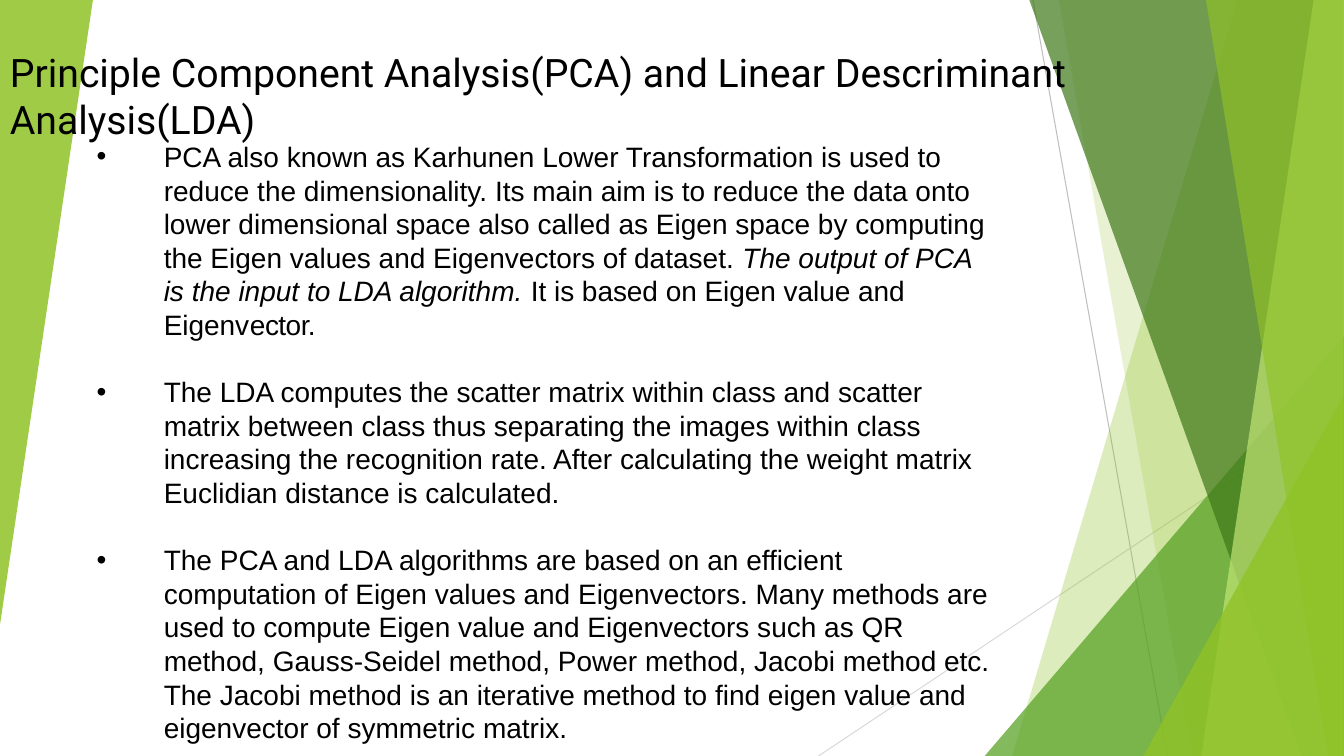
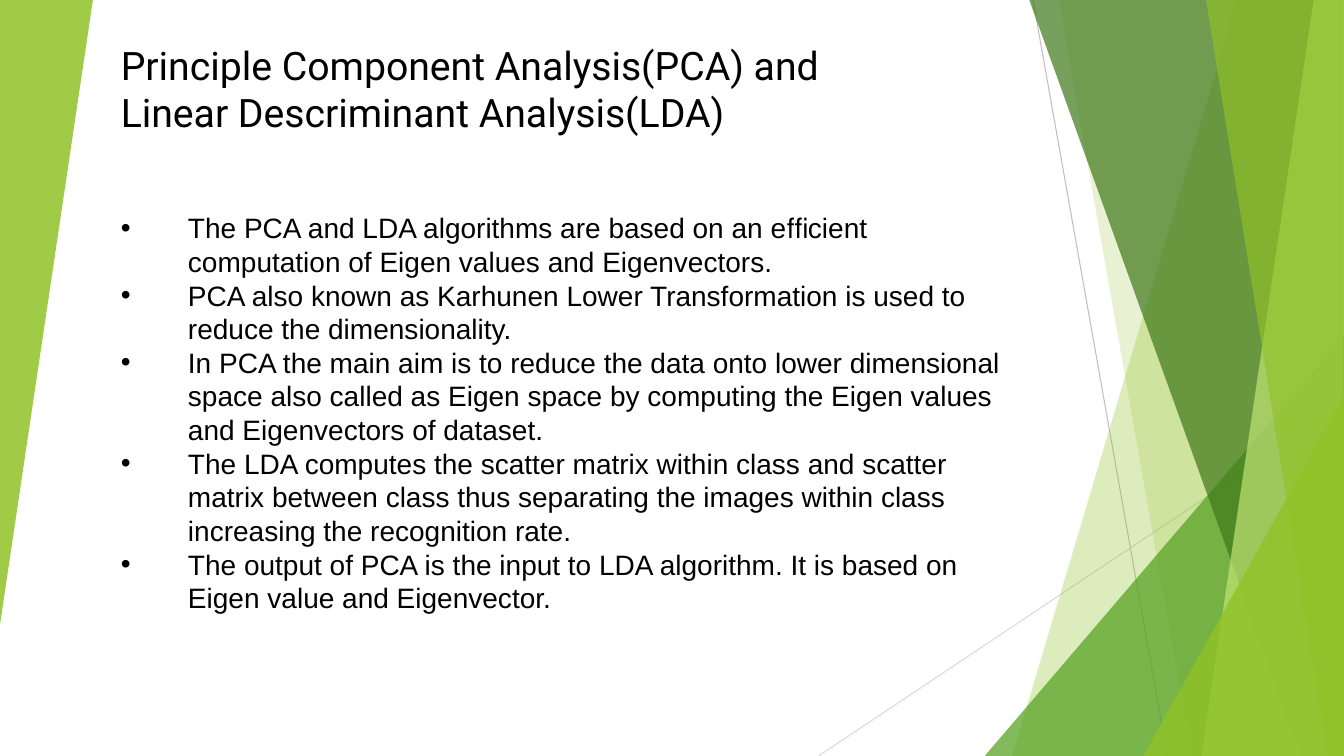
Before and after one commit to rajatdb/Face-Recognition-Slides-Using-LaTex, a slide deck: slide 8 of Face Recognition.pptx. Drawn at 1344x756 pixels with LibreOffice and Linux fonts; fonts in the diff are those of the drawing. Boxes give left, top, right and bottom in pixels: in the first picture for what was removed or moved away, otherwise in the second. Text is boxed around its words. In the diff, an @@ line names an element or a change of style, - is before the commit and + after.

```diff
--- a/Face Recognition.pptx
+++ b/Face Recognition.pptx
@@ text at [121,48,819,136]: text changed @@
-Principle Component Analysis(PCA) and Linear Descriminant Analysis(LDA)
+Principle Component Analysis(PCA) and
+Linear Descriminant Analysis(LDA)
@@ text at [188,217,1000,613]: text changed @@
-• PCA also known as Karhunen Lower Transformation is used to reduce the dimensionality. Its main aim is to reduce the data onto lower dimensional space also called as Eigen space by computing the Eigen values and Eigenvectors of dataset. The output of PCA is the input to LDA algorithm. It is based on Eigen value and Eigenvector.
-• The LDA computes the scatter matrix within class and scatter matrix between class thus separating the images within class increasing the recognition rate. After calculating the weight matrix Euclidian distance is calculated.
-• The PCA and LDA algorithms are based on an efficient computation of Eigen values and Eigenvectors. Many methods are used to compute Eigen value and Eigenvectors such as QR method, Gauss-Seidel method, Power method, Jacobi method etc. The Jacobi method is an iterative method to find eigen value and eigenvector of symmetric matrix.
+• The PCA and LDA algorithms are based on an eﬃcient computation of Eigen values and Eigenvectors.
+• PCA also known as Karhunen Lower Transformation is used to reduce the dimensionality.
+• In PCA the main aim is to reduce the data onto lower dimensional space also called as Eigen space by computing the Eigen values and Eigenvectors of dataset.
+• The LDA computes the scatter matrix within class and scatter matrix between class thus separating the images within class increasing the recognition rate.
+• The output of PCA is the input to LDA algorithm. It is based on Eigen value and Eigenvector.
```
Also in this commit, not shown: 2 other slides changed, 5 other files.
